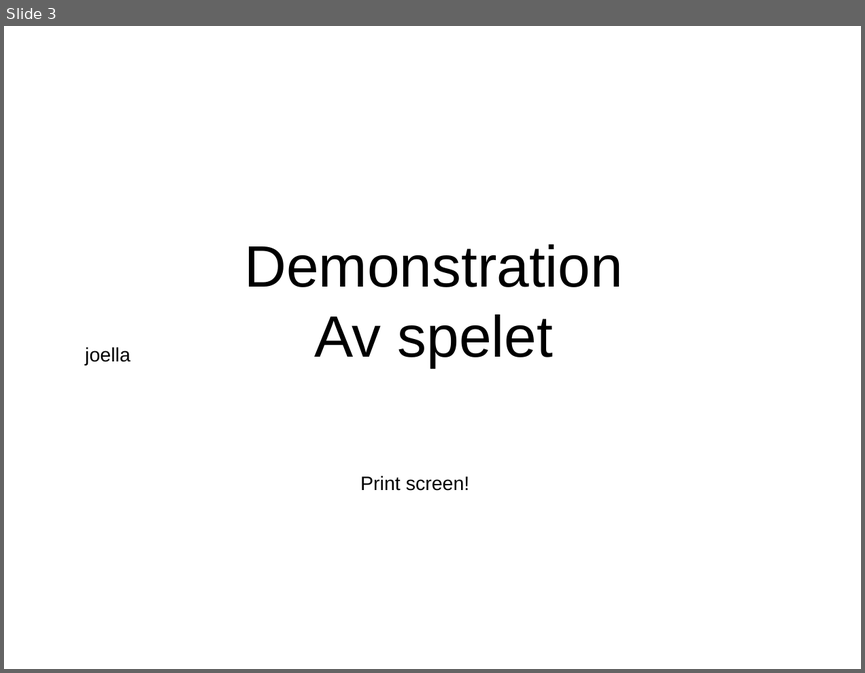
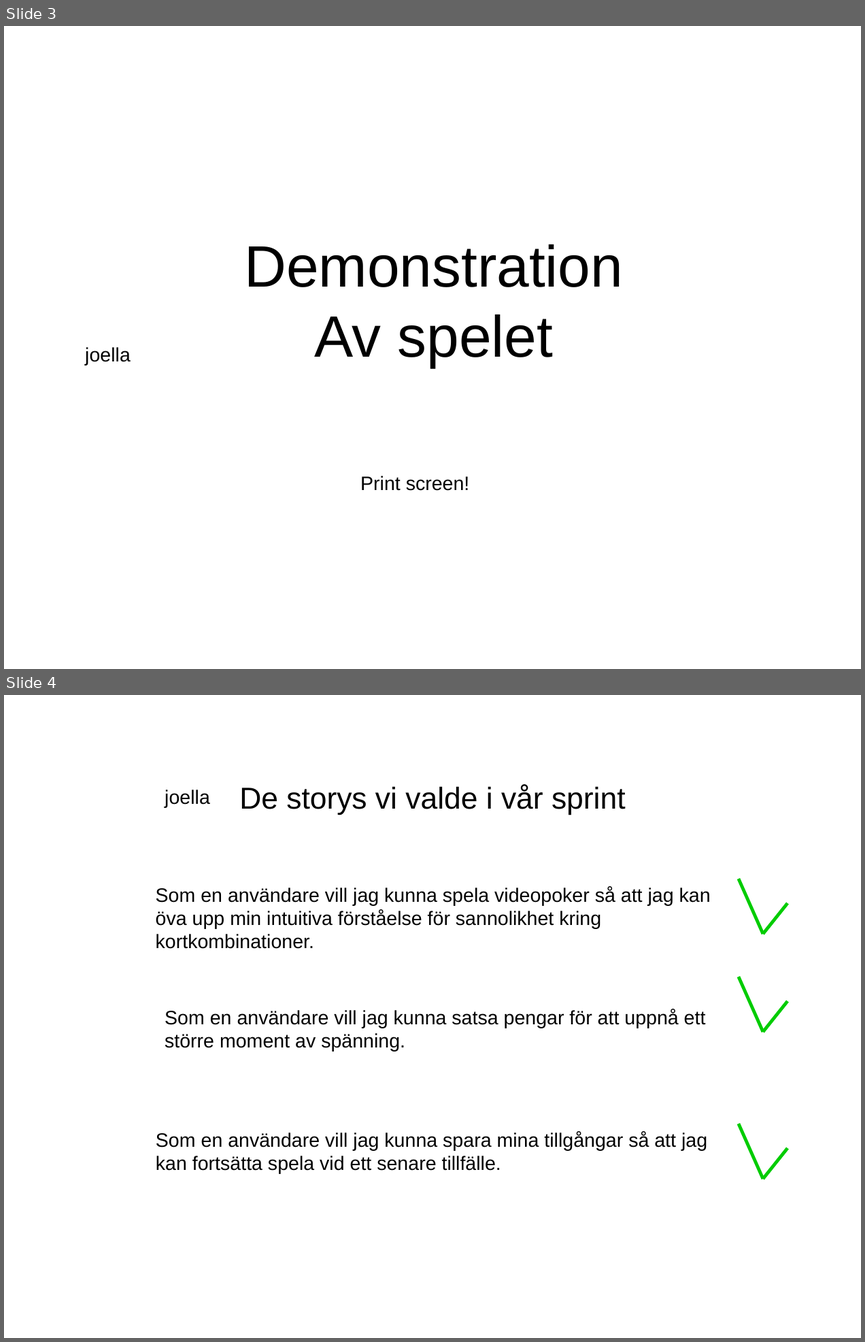
Before and after one commit to Hanicef/teamsassy, a slide deck: documents/Presentation.odp. Shown one above the other, each under a label of ours: slide 3 before the commit, slides 3 and 4 after it. The pictures are 865x673 and 865x1342 pixels, drawn with LibreOffice and Linux fonts; fonts in the diff are those of the drawing. Boxes give left, top, right and bottom in pixels: in the first picture for what was removed or moved away, otherwise in the second. Text is boxed around its words. In the diff, an @@ line names an element or a change of style, - is before the commit and + after.

Commit message:
update presentation

```diff
--- a/documents/Presentation.odp
+++ b/documents/Presentation.odp
@@ slide 4 added at (x1=4, y1=695, x2=861, y2=1338), background #FFFFFF @@
@@ text added at (x1=164, y1=790, x2=210, y2=807), 18 pt, text #000000 @@
+joella
@@ text added at (x1=239, y1=785, x2=626, y2=815), 28 pt, text #000000 @@
+De storys vi valde i vår sprint
@@ text added at (x1=156, y1=886, x2=711, y2=949), 18 pt, text #000000 @@
+Som en användare vill jag kunna spela videopoker så att jag kan
+öva upp min intuitiva förståelse för sannolikhet kring
+kortkombinationer.
@@ line added from (738, 879) to (763, 934), #00CC00 3 pt @@
@@ line added from (788, 903) to (763, 934), #00CC00 3 pt @@
@@ line added from (738, 977) to (763, 1032), #00CC00 3 pt @@
@@ text added at (x1=164, y1=1008, x2=706, y2=1051), 18 pt, text #000000 @@
+Som en användare vill jag kunna satsa pengar för att uppnå ett
+större moment av spänning.
@@ line added from (788, 1001) to (763, 1032), #00CC00 3 pt @@
@@ text added at (x1=156, y1=1131, x2=707, y2=1174), 18 pt, text #000000 @@
+Som en användare vill jag kunna spara mina tillgångar så att jag
+kan fortsätta spela vid ett senare tillfälle.
@@ line added from (738, 1123) to (763, 1178), #00CC00 3 pt @@
@@ line added from (788, 1149) to (763, 1178), #00CC00 3 pt @@
```
Also in this commit, not shown: 1 slide removed.
